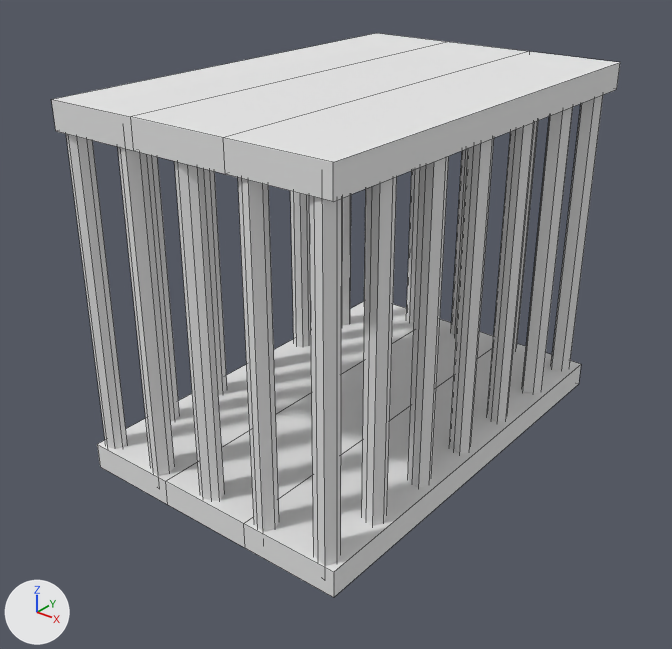
What one commit did to the FBX model blendFiles/FBXs/cage.fbx.
Both versions are drawn from a 50 mm camera at (1.289, -1.702, 1.305) aimed at (-0.019, -0.067, 0.291). The axes (+X, +Y, +Z) are drawn at lower left. The lights are the same throughout. The first picture is the older version. Mesh edges are drawn as thin lines. Where no turn or scale is listed for an object, it has been applied to the vertices.

Names of what the first picture shows: 'cage'.
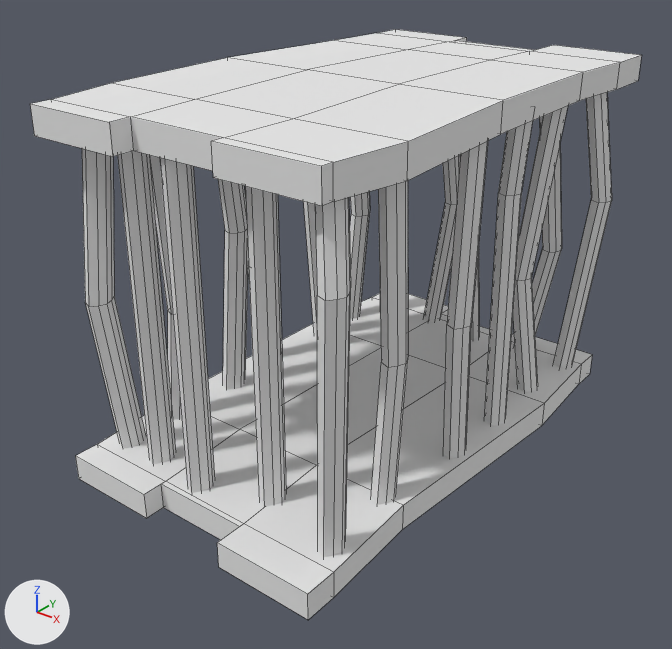
Location of each change, (x1, y1, x2, y2) in pixels of the pictures (672 x 649 px; the box of a moved part takes in the faces that stretch with it):
'cage', reshaped (8% wider): before (52, 33, 620, 597); after (30, 29, 642, 619)
part 1 of me_cage, moved or reshaped: before (362, 177, 397, 526); after (245, 186, 286, 507)
part 2 of me_cage, rebuilt (not visible afterwards): before (364, 203, 366, 305)
part 3 of me_cage, rebuilt: before (341, 195, 351, 326); after (350, 192, 370, 319)
part 4 of me_cage, rebuilt (22% wider): before (451, 148, 468, 336); after (459, 155, 480, 340)
part 5 of me_cage, rebuilt: before (66, 134, 127, 449); after (82, 149, 146, 448)
part 6 of me_cage, rebuilt: before (118, 147, 175, 476); after (117, 151, 176, 464)
part 7 of me_cage, rebuilt (11% wider): before (551, 95, 603, 370); after (554, 93, 612, 368)
part 8 of me_cage, rebuilt: before (449, 138, 494, 453); after (443, 141, 488, 459)
part 9 of me_cage, rebuilt (10% wider): before (174, 161, 224, 501); after (160, 158, 215, 493)
part 10 of me_cage, rebuilt: before (147, 154, 180, 421); after (149, 155, 182, 420)
part 11 of me_cage, rebuilt: before (487, 122, 535, 422); after (484, 121, 533, 426)
part 12 of me_cage, rebuilt: before (204, 169, 227, 395); after (218, 179, 248, 390)
part 13 of me_cage, rebuilt (8% wider): before (522, 107, 573, 393); after (513, 106, 568, 392)
part 14 of me_cage, rebuilt (9% wider): before (309, 196, 342, 566); after (315, 197, 351, 557)
part 15 of me_cage, added: after (371, 181, 408, 505)
part 16 of me_cage, added: after (303, 201, 318, 337)
part 17 of me_cage, added: after (424, 155, 459, 322)
part 18 of me_cage, added: after (514, 117, 562, 347)
part 19 of me_cage, deleted: before (238, 178, 279, 532)
part 20 of me_cage, moved or reshaped: before (290, 121, 538, 488); after (30, 29, 642, 619)

The change, as a list of edits to the scene's bpy script:
```text
Change me_cage:
    remove me_cage.from_pydata(...)  # 386 vertices, 232 faces; spans x -0.371..0.371, y -0.562..0.562, z -0.02..0.885
    add me_cage.from_pydata(...)  # 582 vertices, 436 faces; spans x -0.421..0.397, y -0.643..0.695, z -0.022..0.888
    me_cage part 1: the loose piece of 16 vertices spanning x 0.294..0.356, y -0.396..-0.335, z 0.009..0.868 is multiplied about its middle by the matrix ((-0.707, -0.707, 0.0), (-0.707, 0.707, 0.0), (0.0, 0.0, -1.0)), then moved by (-0.215, -0.09, 0.002)
    me_cage part 2: the loose piece of 16 vertices spanning x -0.365..-0.309, y 0.494..0.549, z 0.009..0.868 is rebuilt with 24 vertices and now spans x -0.32..-0.243, y 0.486..0.574, z 0.012..0.87
    me_cage part 3: the loose piece of 16 vertices spanning x -0.359..-0.304, y 0.323..0.379, z 0.009..0.868 is rebuilt with 24 vertices and now spans x -0.367..-0.31, y 0.367..0.49, z 0.012..0.87
    me_cage part 4: the loose piece of 16 vertices spanning x -0.033..0.021, y 0.491..0.553, z 0.009..0.868 is rebuilt with 24 vertices and now spans x -0.04..0.061, y 0.482..0.559, z 0.012..0.87
    me_cage part 5: the loose piece of 16 vertices spanning x -0.365..-0.313, y -0.555..-0.502, z 0.009..0.868 is rebuilt with 24 vertices and now spans x -0.347..-0.287, y -0.579..-0.459, z 0.012..0.87
    me_cage part 6: the loose piece of 16 vertices spanning x -0.203..-0.141, y -0.56..-0.498, z 0.009..0.868 is rebuilt with 16 vertices and now spans x -0.235..-0.18, y -0.535..-0.462, z 0.012..0.87
    me_cage part 7: the loose piece of 16 vertices spanning x 0.3..0.356, y 0.483..0.555, z 0.009..0.868 is rebuilt with 24 vertices and now spans x 0.295..0.393, y 0.498..0.606, z -0.005..0.853
    me_cage part 8: the loose piece of 16 vertices spanning x 0.299..0.353, y -0.041..0.021, z 0.009..0.868 is rebuilt with 24 vertices and now spans x 0.3..0.37, y -0.117..-0.002, z 0.012..0.87
    me_cage part 9: the loose piece of 16 vertices spanning x -0.036..0.026, y -0.555..-0.501, z 0.009..0.868 is rebuilt with 16 vertices and now spans x -0.08..-0.025, y -0.556..-0.484, z 0.012..0.87
    me_cage part 10: the loose piece of 16 vertices spanning x -0.359..-0.306, y -0.392..-0.341, z 0.009..0.868 is rebuilt with 24 vertices and now spans x -0.348..-0.289, y -0.377..-0.274, z 0.012..0.87
    me_cage part 11: the loose piece of 16 vertices spanning x 0.299..0.353, y 0.138..0.2, z 0.009..0.868 is rebuilt with 24 vertices and now spans x 0.28..0.361, y 0.109..0.205, z -0.01..0.849
    me_cage part 12: the loose piece of 16 vertices spanning x -0.359..-0.305, y -0.219..-0.158, z 0.009..0.868 is rebuilt with 24 vertices and now spans x -0.347..-0.289, y -0.178..-0.064, z 0.012..0.87
    me_cage part 13: the loose piece of 16 vertices spanning x 0.299..0.354, y 0.317..0.389, z 0.009..0.868 is rebuilt with 24 vertices and now spans x 0.247..0.349, y 0.295..0.389, z 0.009..0.868
    me_cage part 14: the loose piece of 16 vertices spanning x 0.296..0.357, y -0.56..-0.498, z 0.009..0.868 is rebuilt with 24 vertices and now spans x 0.289..0.384, y -0.576..-0.465, z 0.012..0.87
    me_cage part 15: a new loose piece of 24 vertices spanning x 0.272..0.336, y -0.332..-0.242, z 0.012..0.87, in mat_m_trim_props (its picture is missing)
    me_cage part 16: a new loose piece of 24 vertices spanning x -0.369..-0.298, y 0.19..0.296, z 0.012..0.87, in mat_m_trim_props (its picture is missing)
    me_cage part 17: a new loose piece of 24 vertices spanning x -0.161..-0.078, y 0.519..0.649, z 0.012..0.87, in mat_m_trim_props (its picture is missing)
    me_cage part 18: a new loose piece of 24 vertices spanning x 0.154..0.259, y 0.522..0.629, z 0.012..0.87, in mat_m_trim_props (its picture is missing)
    me_cage part 19: the loose piece of 16 vertices spanning x 0.133..0.187, y -0.558..-0.496, z 0.009..0.868 is deleted
    me_cage part 20: 64 vertices removed from x -0.359..0.356, y -0.221..0.553, z 0.009..0.868; 84 vertices added at x -0.421..0.397, y -0.643..0.695, z -0.022..0.888
    other edits to the shape of me_cage do not show in these pictures
```
